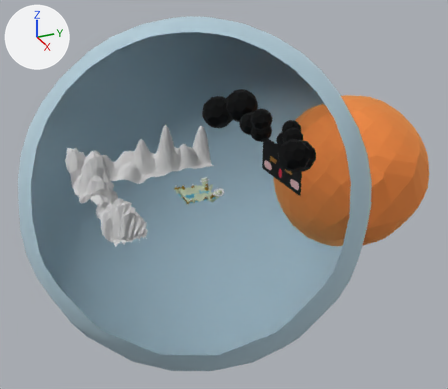
What one commit did to the OBJ model public/assets/sceneClouds.obj.
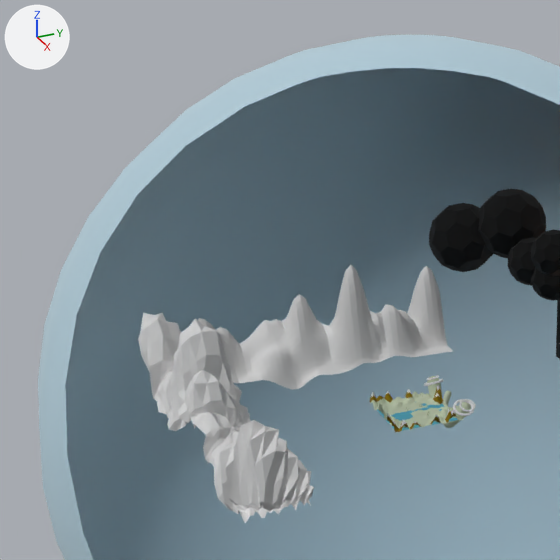
Each version appears first whole from a camera (50 mm lens) standing at (6166.0, -2419.0, 3016.0) and looking at (-36.0, 372.0, -84.0), and next in a close-up on the part from 0% to 59% of the width and 0% to 68% of the height. The axes (+X, +Y, +Z) are drawn at upper left. The lights are the same throughout. Everything nearer to the camera than a plane just in front of the edit is cut away. Where no turn or scale is listed for an object, it has been applied to the vertices.

In view in the first close-up: 'sceneClouds'.
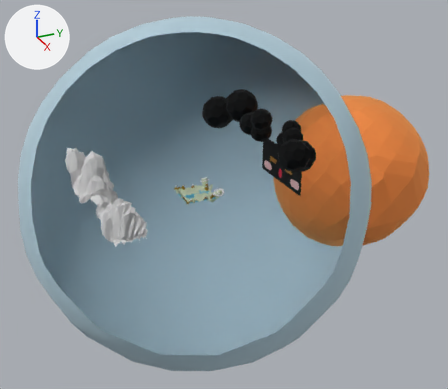
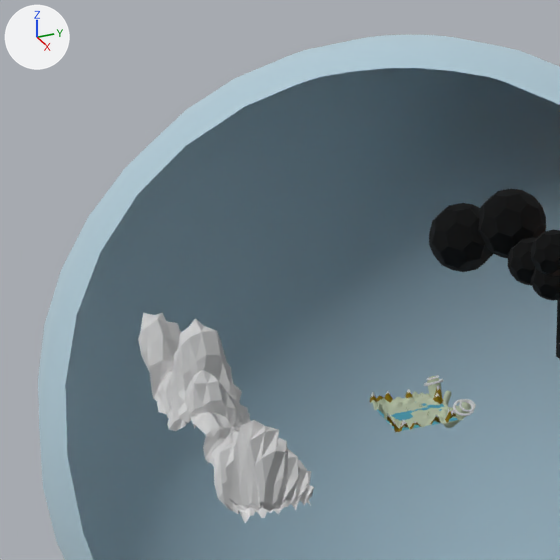
What differs and where, as boxes [x1, y1, x2, y2] in the close-ups (560 x 560 px):
part 1 of me_sceneclouds, deleted
    before: [198, 264, 453, 390]

What changed in the scene script:
```text
Change me_sceneclouds:
    where me_sceneclouds.from_pydata(...)  # 9935 vertices, 16321 faces; spans x -1999.0..1999.0, y -1999.0..3089.0, z -2000.0..2000.0
    used by ob_sceneclouds; location = (0.0, 0.0, 0.0)
    me_sceneclouds part 1: the loose piece of 1071 vertices spanning x -1215.0..-822.0, y -1138.0..593.0, z -129.0..547.0 is deleted
```
